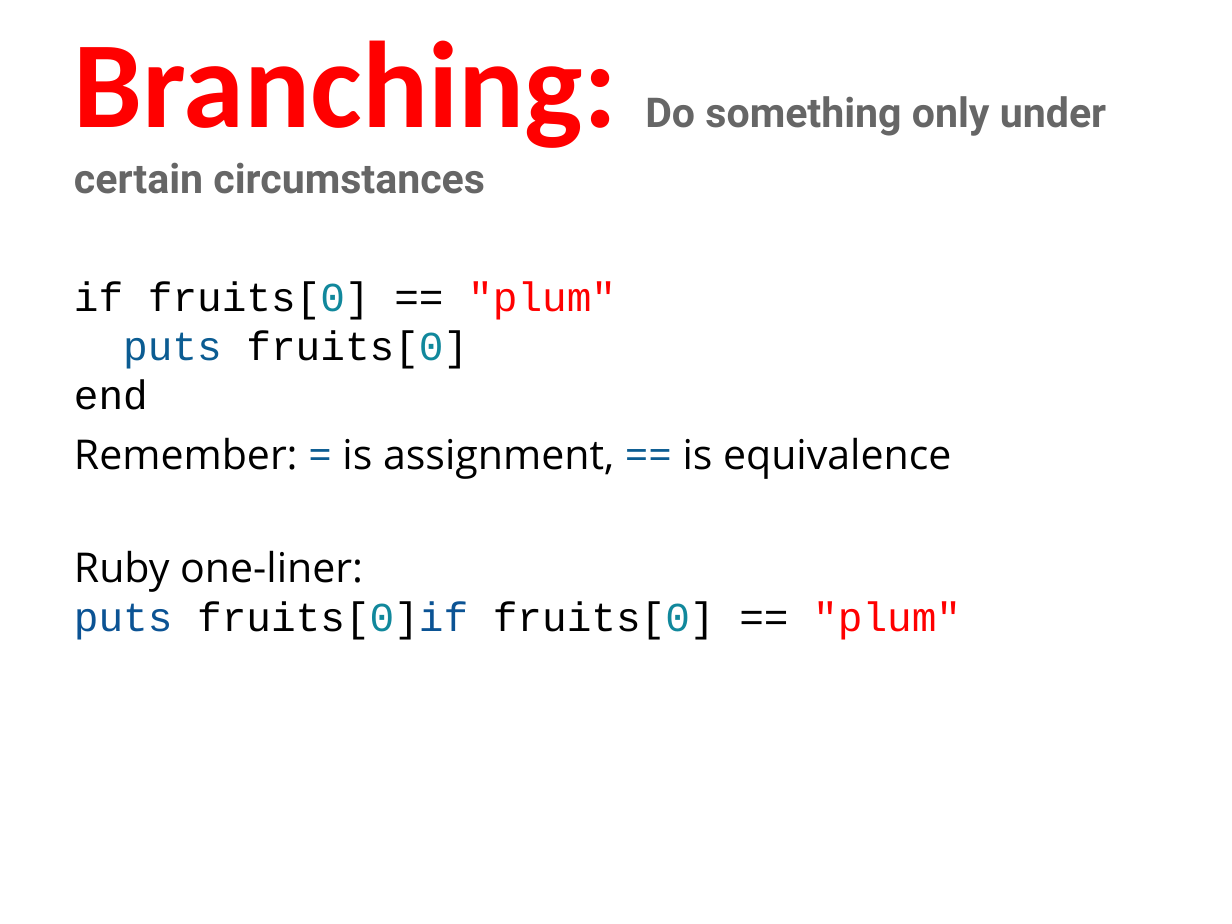
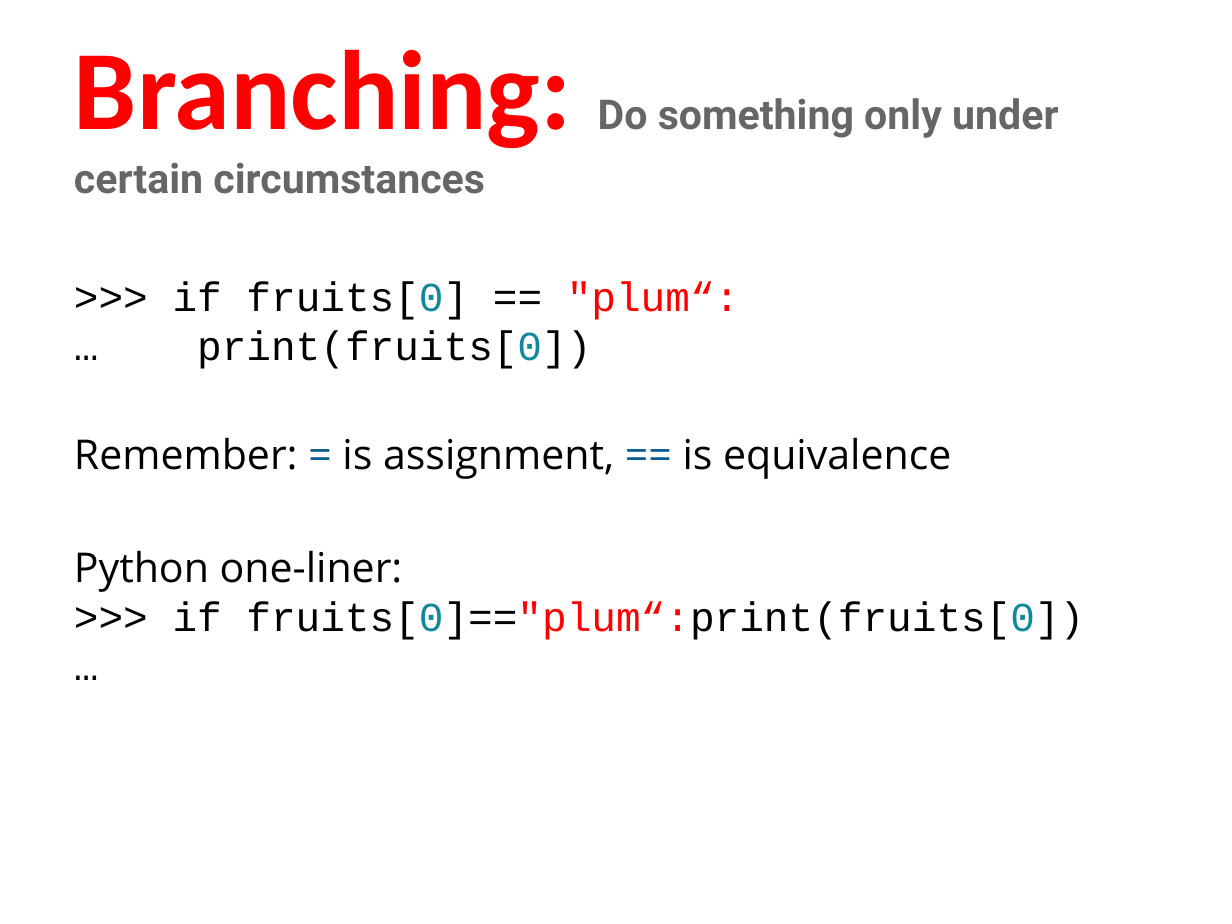
Before and after one commit to humanitiesprogramming/slides, a slide deck: slide 13 of 2017/python/B Done - ish/Python - Programming Concepts II.pptx. Drawn at 1232x924 pixels with LibreOffice and Linux fonts; fonts in the diff are those of the drawing. Boxes give left, top, right and bottom in pixels: in the first picture for what was removed or moved away, otherwise in the second. Text is boxed around its words. In the diff, an @@ line names an element or a change of style, - is before the commit and + after.

Commit message:
Began work updating slides to Python-- still have a few slides left to finish.

```diff
--- a/2017/python/B Done - ish/Python - Programming Concepts II.pptx
+++ b/2017/python/B Done - ish/Python - Programming Concepts II.pptx
@@ title "Branching: Do something only under ..." at (x1=74, y1=49, x2=1058, y2=194): size 72 to 66 pt in "Branching:" @@
@@ text at (x1=173, y1=281, x2=740, y2=369): text changed @@
-if fruits[0] == "plum"
-puts fruits[0]
-end
+>>> if fruits[0] == "plum“:
+… print(fruits[0])
@@ text at (x1=74, y1=550, x2=1084, y2=640): text changed @@
-Ruby one-liner:
-puts fruits[0]if fruits[0] == "plum"
+Python one-liner:
+>>> if fruits[0]=="plum“:print(fruits[0])
+…
```
Also in this commit, not shown: 17 other slides changed, 2 slides removed.
